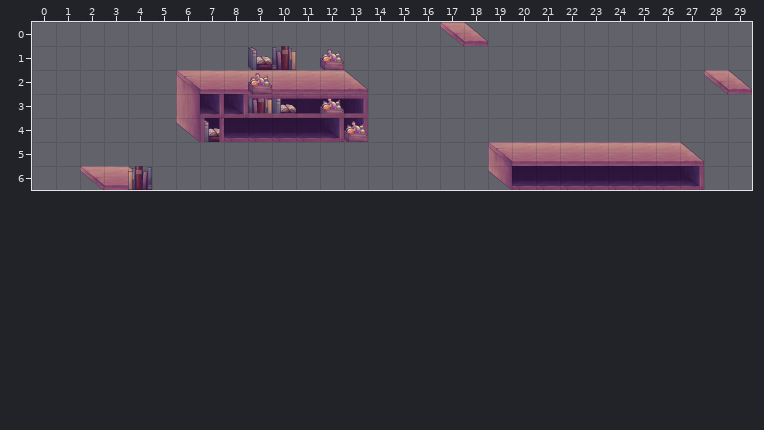
Tiled map -- android/assets/level2.tmx. The picture above was drawn from the file before the commit.
Cells are 95x95 px. Shown: x 0..29, y 0..6.
After:
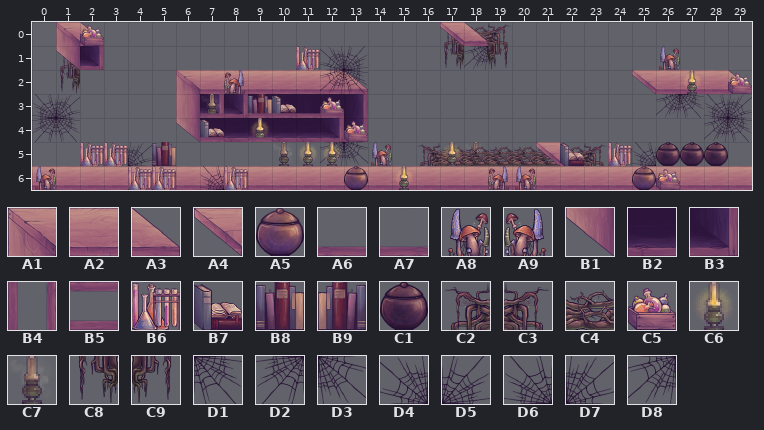
Key: from "tiles2": A1 0, A2 1, A3 2, A4 3, A5 4, A6 8 flipped on the other diagonal, A7 8 turned 270, A8 9, A9 9 flipped left-right, B1 10, B2 11, B3 12, B4 13 turned 180, B5 13 turned 90, B6 14, B7 15, B8 16, B9 16 flipped left-right, C1 17, C2 18, C3 18 flipped left-right, C4 19, C5 20, C6 21, C7 22, C8 23, C9 23 flipped left-right, D1 24, D2 24 flipped left-right, D3 24 flipped on the diagonal, D4 24 flipped on the other diagonal, D5 24 flipped up-down, D6 24 turned 180, D7 24 turned 270, D8 24 turned 90.
__ is an empty cell.
Tiles of an added or newly shown layer are drawn over the layers below it.
See-through tiles are keyed as they look on the map.
Difference:
{"where": "layer \"background\""}
{"y":0,"x":17,"old":"__ __ __","new":"C2 C4 C3"}
{"y":1,"x":1,"old":"__ __","new":"C2 B3"}
{"y":1,"x":11,"old":"__","new":"B6"}
{"y":1,"x":17,"old":"__ __ __","new":"C8 D8 C9"}
{"y":1,"x":26,"old":"__","new":"A8"}
{"y":2,"x":1,"old":"__","new":"C8"}
{"y":3,"x":26,"old":"__ __","new":"D8 D1"}
{"y":5,"x":2,"old":"__ __ __ __","new":"B6 B6 D7 B8"}
{"y":5,"x":10,"old":"__ __ __ __ __","new":"C7 C6 D8 D3 A8"}
{"y":5,"x":16,"old":"__ __ __ __ __ __ __ __ __ __ __ __ __","new":"C2 C4 C7 C4 C4 C4 C4 C3 B6 D6 C1 C1 C1"}
{"y":6,"x":19,"old":"B1 B2 B2 B2 B2 B2 B2 B2 B3","new":"__ __ __ __ __ __ __ __ __"}
{"where": "layer \"background 2\" (added)"}
{"y":1,"x":1,"old":"__","new":"B1"}
{"y":3,"x":7,"old":"__","new":"C7"}
{"y":3,"x":9,"old":"__ __","new":"B8 B7"}
{"y":3,"x":12,"old":"__","new":"C5"}
{"y":3,"x":28,"old":"__ __","new":"D6 D7"}
{"y":4,"x":7,"old":"__","new":"B7"}
{"y":4,"x":9,"old":"__","new":"C6"}
{"y":4,"x":28,"old":"__ __","new":"D8 D1"}
{"y":5,"x":12,"old":"__","new":"C6"}
{"y":5,"x":17,"old":"__ __","new":"C6 C4"}
{"where": "layer \"background 3\" (added)"}
{"y":3,"x":7,"old":"__","new":"A6"}
{"y":3,"x":9,"old":"__ __ __ __","new":"A7 A7 A7 A7"}
{"y":4,"x":7,"old":"__","new":"A7"}
{"y":4,"x":9,"old":"__","new":"A6"}
{"where": "layer \"platforms\""}
{"y":0,"x":1,"old":"__ __","new":"A1 A3"}
{"y":2,"x":25,"old":"__ __ __ A4","new":"A4 A2 A2 A2"}
{"y":5,"x":19,"old":"A1 A2 A2 A2 A2 A2 A2 A2 A3","new":"__ __ A4 A3 __ __ __ __ __"}
{"y":6,"x":0,"old":"__ __ A4","new":"A2 A2 A2"}
{"y":6,"x":4,"old":"A3 __ __ __ __ __ __ __ __ __ __ __ __ __ __ __ __ __ __ __ __ __ __ __ __ __","new":"A2 A2 A2 A2 A2 A2 A2 A2 A2 A2 A2 A2 A2 A2 A2 A2 A2 A2 A2 A2 A2 A2 A2 A2 A2 A2"}
{"where": "layer \"Kachelebene 6\" (removed)"}
{"y":3,"x":9,"old":"B8 B7","new":"__ __"}
{"y":3,"x":12,"old":"C5","new":"__"}
{"y":4,"x":7,"old":"B7","new":"__"}
{"where": "layer \"foreground\""}
{"y":0,"x":2,"old":"__","new":"C5"}
{"y":1,"x":9,"old":"B7 B8","new":"__ __"}
{"y":1,"x":12,"old":"C5 __","new":"D4 D5"}
{"y":2,"x":8,"old":"__ C5","new":"A9 __"}
{"y":2,"x":12,"old":"__ __","new":"D8 D1"}
{"y":2,"x":27,"old":"__","new":"C6"}
{"y":2,"x":29,"old":"__","new":"C5"}
{"y":3,"x":0,"old":"__ __","new":"D6 D7"}
{"y":3,"x":9,"old":"B5 B5 B5 B5 B5","new":"__ __ __ __ __"}
{"y":4,"x":0,"old":"__ __","new":"D2 D1"}
{"y":4,"x":7,"old":"B4","new":"__"}
{"y":5,"x":22,"old":"__","new":"B7"}
{"y":6,"x":0,"old":"__","new":"A8"}
{"y":6,"x":4,"old":"B9 __","new":"B6 B6"}
{"y":6,"x":7,"old":"__ __","new":"D6 B6"}
{"y":6,"x":13,"old":"__","new":"A5"}
{"y":6,"x":15,"old":"__","new":"C6"}
{"y":6,"x":19,"old":"__ __","new":"A9 A8"}
{"y":6,"x":25,"old":"__ __","new":"A5 C5"}
{"label":"changed","picture_box":[32,22,752,190]}
